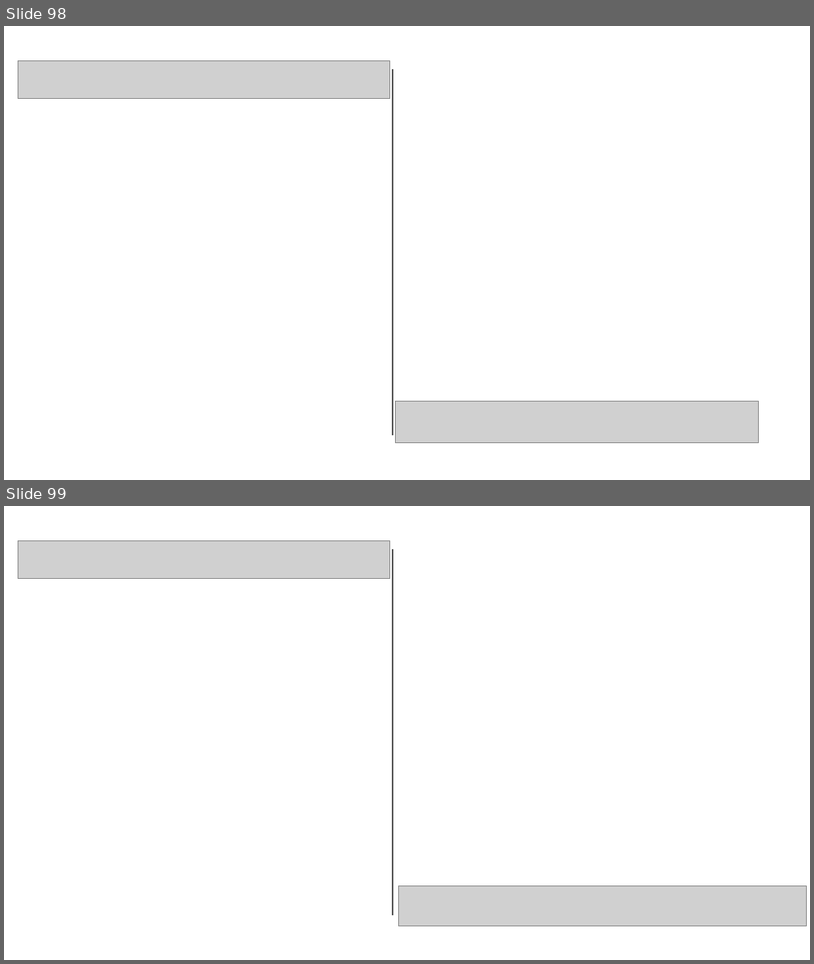
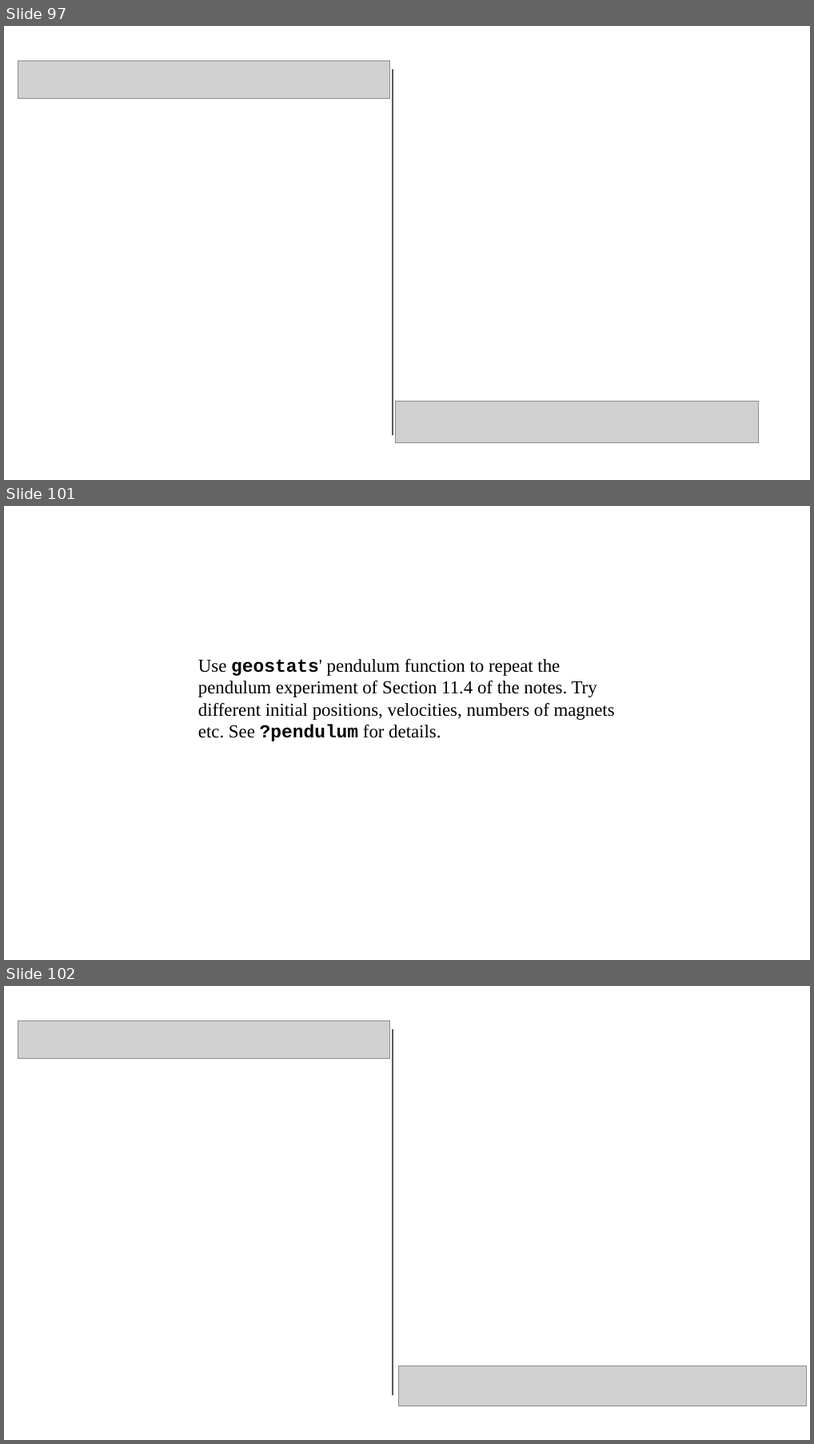
Before and after one commit to pvermees/geostats, a slide deck: slides/quizzes.odp. Shown one above the other, each under a label of ours: slides 98 and 99 before the commit, slides 97, 101 and 102 after it; the slides between them are not shown. The pictures are 814x964 and 814x1444 pixels, drawn with LibreOffice and Linux fonts; fonts in the diff are those of the drawing; grey boxes stand for pictures. Boxes give left, top, right and bottom in pixels: in the first picture for what was removed or moved away, otherwise in the second. Text is boxed around its words. In the diff, an @@ line names an element or a change of style, - is before the commit and + after.

```diff
--- a/slides/quizzes.odp
+++ b/slides/quizzes.odp
@@ slide 101 added at (x1=4, y1=506, x2=810, y2=960), background #FFFFFF @@
@@ text added at (x1=198, y1=659, x2=615, y2=741), 18 pt, text #000000 @@
+Use geostats' pendulum function to repeat the pendulum experiment of Section 11.4 of the notes. Try different initial positions, velocities, numbers of magnets etc. See ?pendulum for details.
@@ what was slide 98 is now slide 97 @@
@@ what was slide 99 is now slide 102 @@
```
Also in this commit, not shown: 3 other slides added, 1 slide removed.
